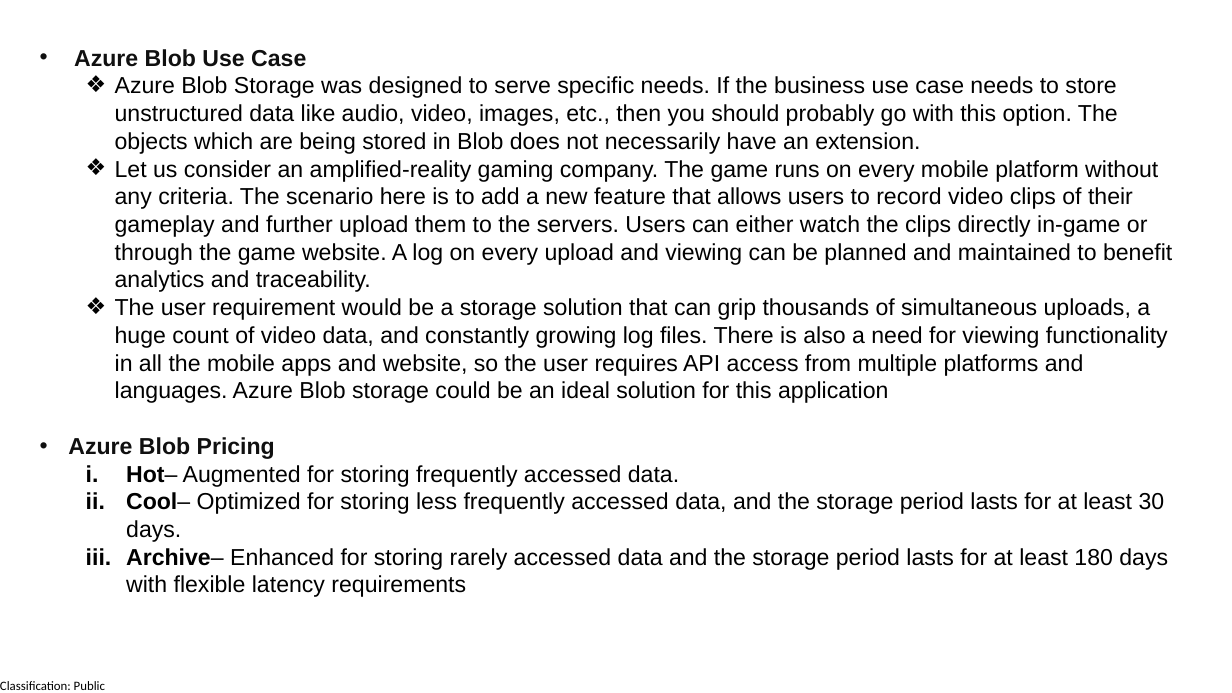
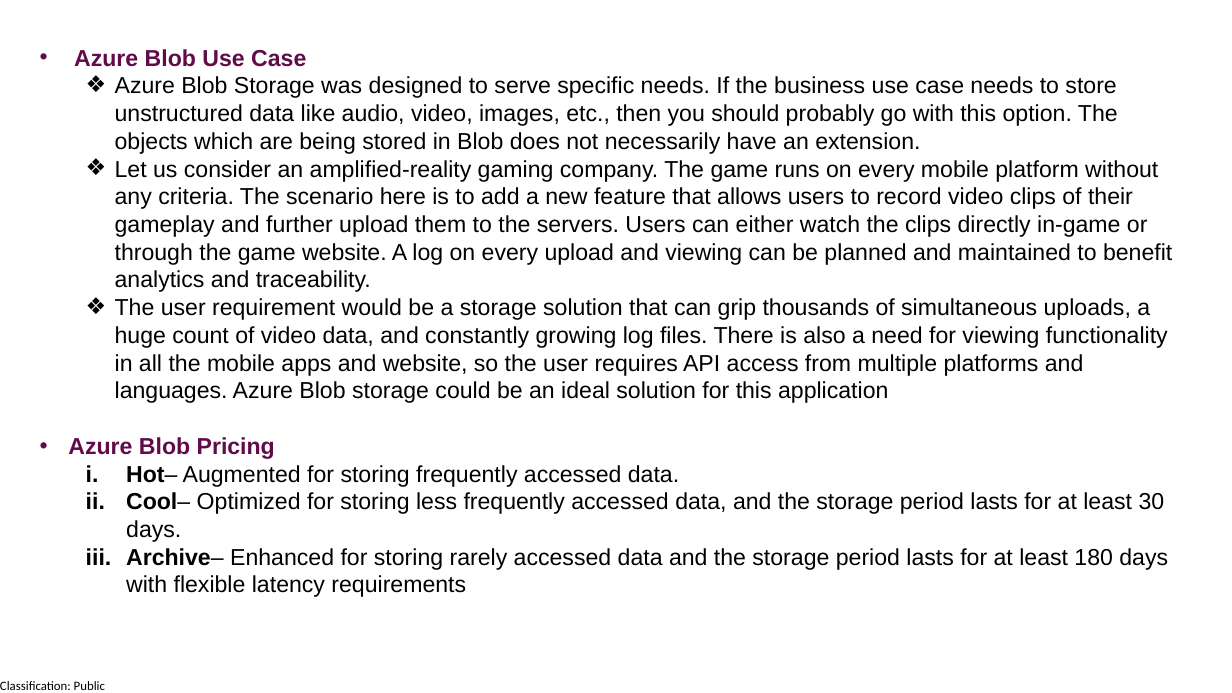
Before and after one commit to manaswiniray/Maersk.Azure.Practice, a slide deck: slide 7 of Microsoft Azure.pptx. Drawn at 1232x693 pixels with LibreOffice and Linux fonts; fonts in the diff are those of the drawing. Boxes give left, top, right and bottom in pixels: in the first picture for what was removed or moved away, otherwise in the second. Text is boxed around its words. In the diff, an @@ line names an element or a change of style, - is before the commit and + after.

Commit message:
Committed for Azure Fundamentals

```diff
--- a/Microsoft Azure.pptx
+++ b/Microsoft Azure.pptx
@@ text at bbox=[68, 49, 306, 459]: text colour #101010 to #610B4B in "Azure Blob Use Case", "Azure Blob Pricing" @@
```
Also in this commit, not shown: 5 other slides changed, 3 slides added.
